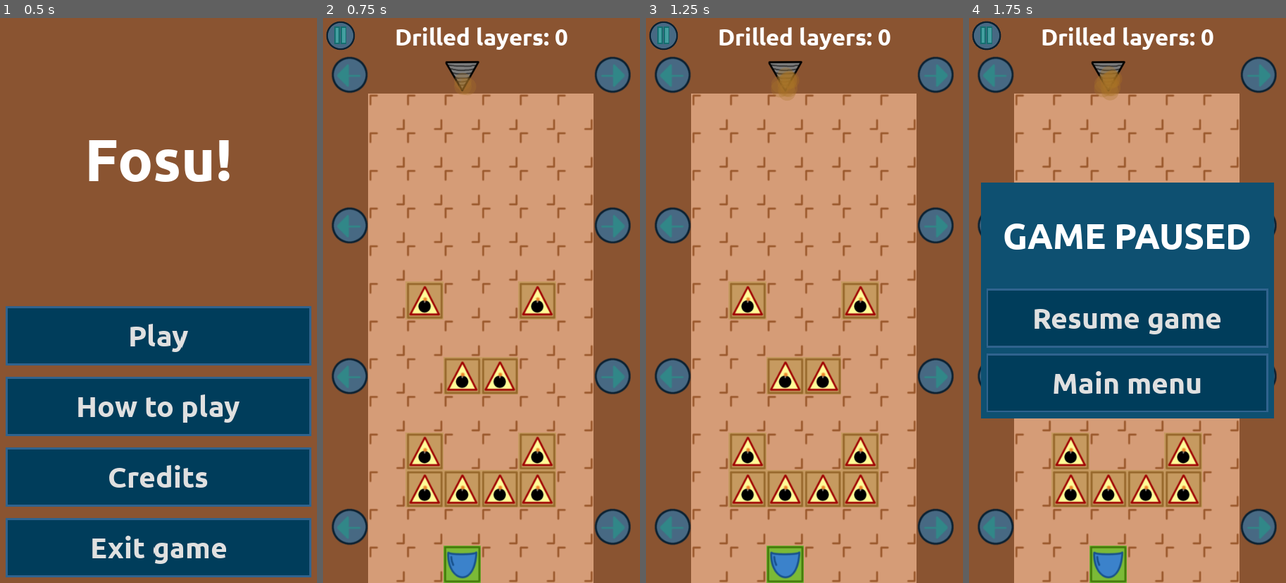
Above: before the commit, frames 1-4 (left to right).
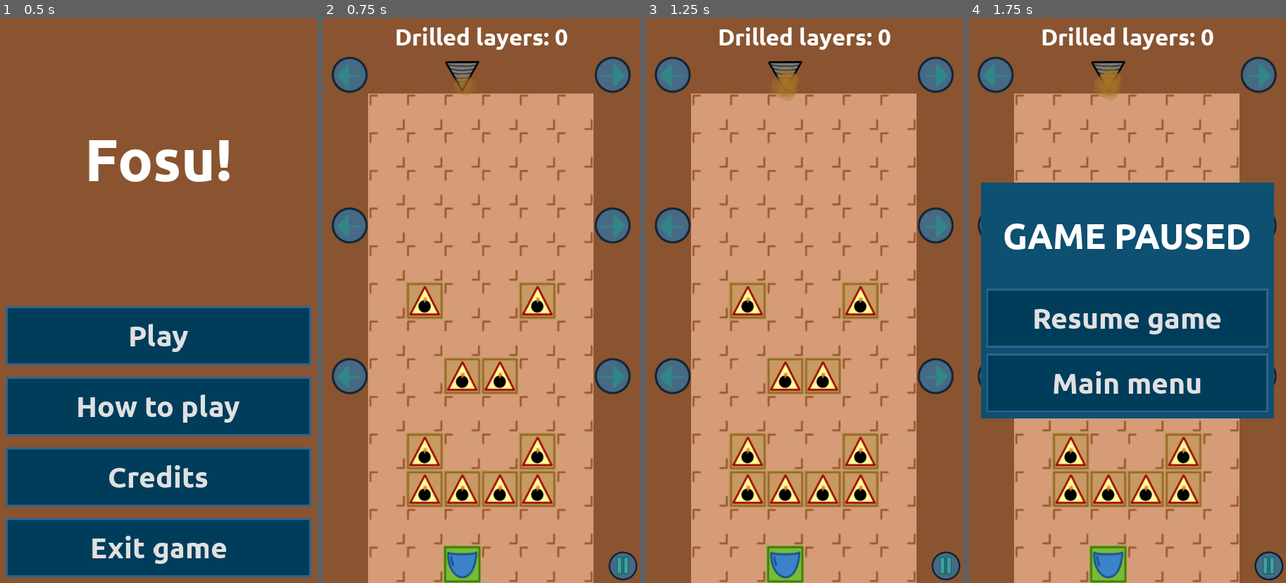
Above: after the commit, the same moments.

Repository: moisesjbc/fosu
Game: Godot game, scene res://gui/main_menu/main_menu.tscn
Same seed, same stepped clock (60 frames per second), same inputs: the game is played once before the commit and once after it.
Inputs (mouse positions are in pixels of both pictures, inside the frame that each line leads up to; where the layout moved, square brackets give the same spot in the first picture):
- Up to frame 1 (0.5 s): no input
- Up to frame 2 (0.75 s): click "Play" at 0.5 s
- Up to frame 3 (1.25 s): no input
- Up to frame 4 (1.75 s): click (1270, 566) [984, 34] at 1.25 s

Frame 1 is identical in both runs. In frame 2, 1.9% of the frame differs, in the area x 1-100%, y 0-100%; in frame 3, 1.9%; in frame 4, 1.9%, in the area x 0-100%, y 0-100%.

Commit message:
Adjust pause button position

Diff:
--- a/src/gameplay/level/level.tscn
+++ b/src/gameplay/level/level.tscn
@@ -85,7 +85,7 @@
 [node name="level" type="TileMap"]
 tile_set = SubResource( 1 )
 format = 1
-tile_data = PoolIntArray( 65536, 1, 0, 65543, 2, 0, 131073,  …(937 unchanged characters)…  4, 0, 786437, 4, 0, 786438, 0, 0, 851968, 1, 0, 851969, 0, 0, 851970, 0, 0, 851971, 0, 0, 851972, 0, 0, 851973, 0, 0, 851974, 0, 0, 851975, 2, 0, 917505, 0, 0, 917506, 0, 0, 917507, 5, 0, 917508, 0, 0, 917509, 0, 0, 917510, 0, 0 )
+tile_data = PoolIntArray( 65536, 1, 0, 65543, 2, 0, 131073,  …(937 unchanged characters)…  4, 0, 786437, 4, 0, 786438, 0, 0, 851969, 0, 0, 851970, 0, 0, 851971, 0, 0, 851972, 0, 0, 851973, 0, 0, 851974, 0, 0, 917505, 0, 0, 917506, 0, 0, 917507, 5, 0, 917508, 0, 0, 917509, 0, 0, 917510, 0, 0 )
 script = ExtResource( 5 )
 
 [node name="drill_timer" type="Timer" parent="."]
--- a/src/gameplay/main/main.tscn
+++ b/src/gameplay/main/main.tscn
@@ -32,10 +32,10 @@
 
 [node name="pause_button" type="TextureButton" parent="gui"]
 pause_mode = 1
-margin_left = 4.0
-margin_top = 4.0
-margin_right = 132.0
-margin_bottom = 132.0
+margin_left = 485.0
+margin_top = 905.0
+margin_right = 613.0
+margin_bottom = 1033.0
 rect_scale = Vector2( 0.4, 0.4 )
 texture_normal = ExtResource( 9 )
 texture_pressed = ExtResource( 9 )
